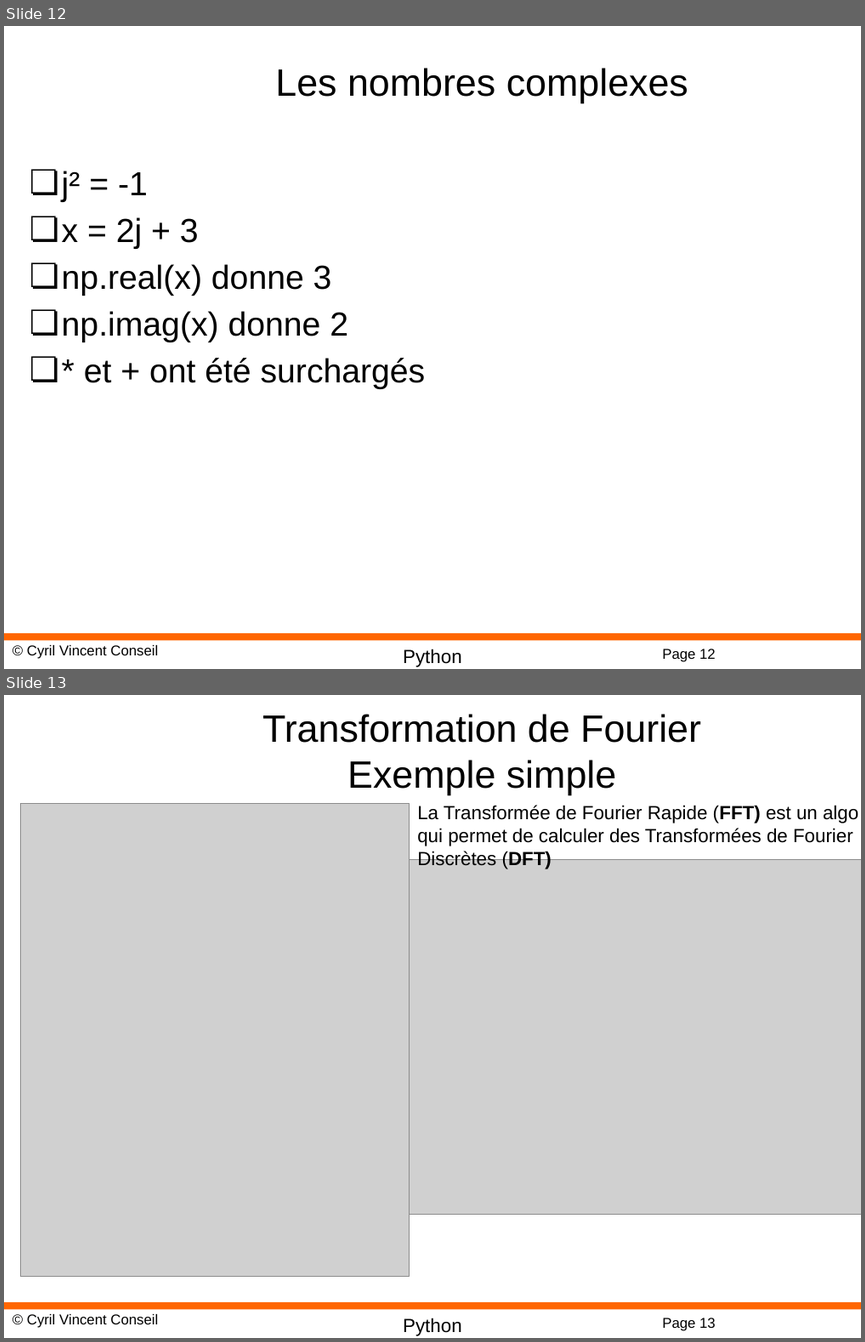
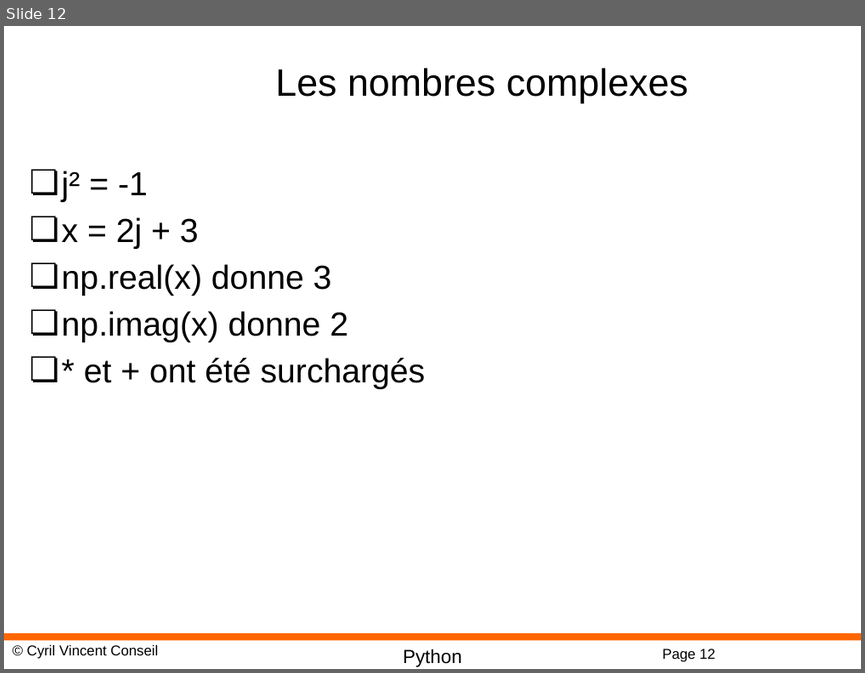
Before and after one commit to cyrilvincent/python-advanced, a slide deck: PPT/DataScience07-Numpy.pptx. Shown one above the other, each under a label of ours: slides 12 and 13 before the commit, slide 12 after it. The pictures are 865x1342 and 865x673 pixels, drawn with LibreOffice and Linux fonts; fonts in the diff are those of the drawing; grey boxes stand for pictures; background and template pictures are left out. Boxes give left, top, right and bottom in pixels: in the first picture for what was removed or moved away, otherwise in the second. Text is boxed around its words. In the diff, an @@ line names an element or a change of style, - is before the commit and + after.

```diff
--- a/PPT/DataScience07-Numpy.pptx
+++ b/PPT/DataScience07-Numpy.pptx
@@ slide 13 removed at bbox=[4, 695, 861, 1338], background #FFFFFF; not listed: 4 template elements that a slide beside it also shows @@
@@ title removed at bbox=[262, 714, 701, 795] @@
-Transformation de Fourier
-Exemple simple
@@ picture removed at bbox=[21, 803, 409, 1275] @@
@@ text removed at bbox=[417, 805, 858, 869] @@
-La Transformée de Fourier Rapide (FFT) est un algo
-qui permet de calculer des Transformées de Fourier
-Discrètes (DFT)
@@ picture removed at bbox=[409, 860, 861, 1214] @@
```
Also in this commit, not shown: 4 other files.
